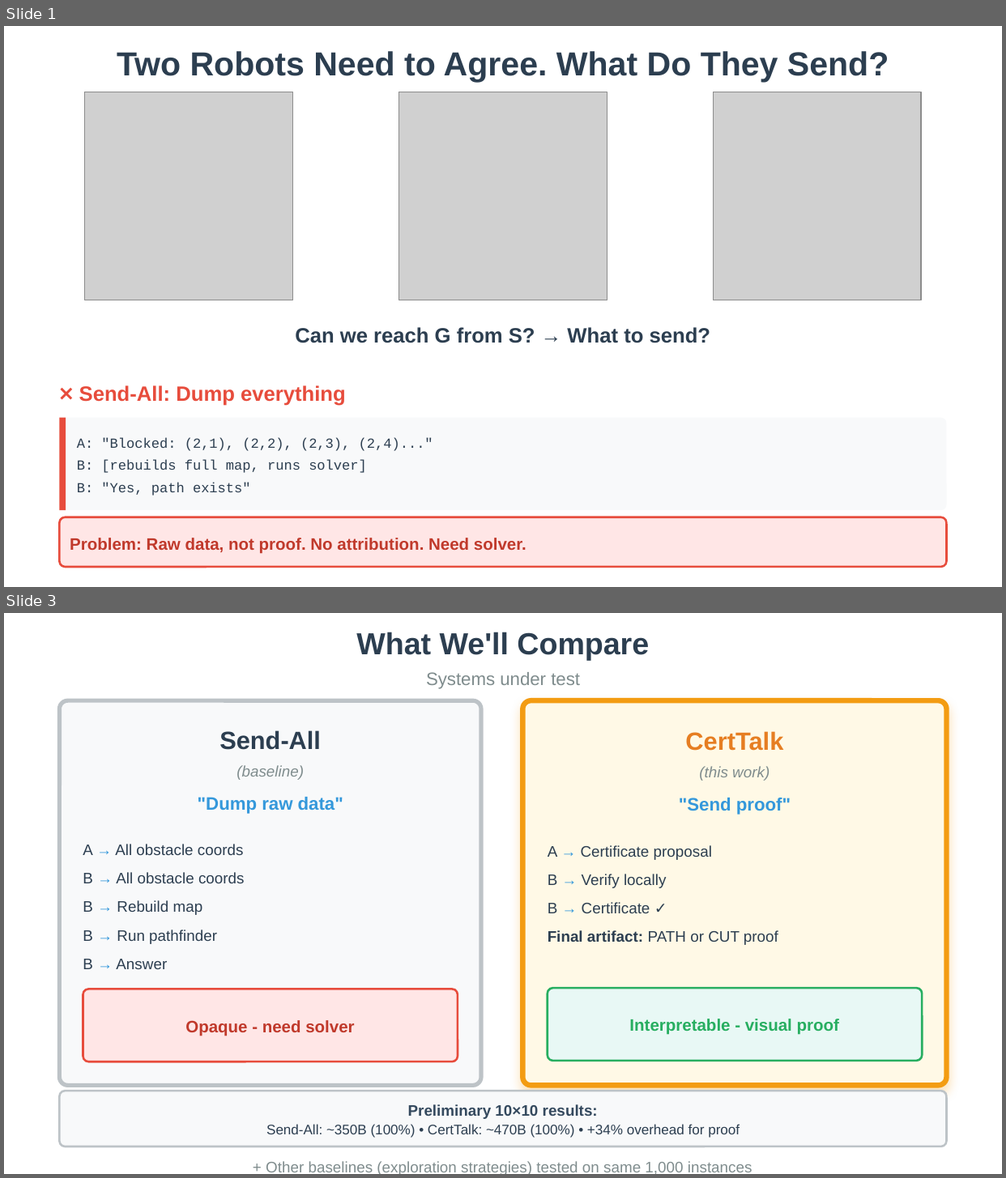
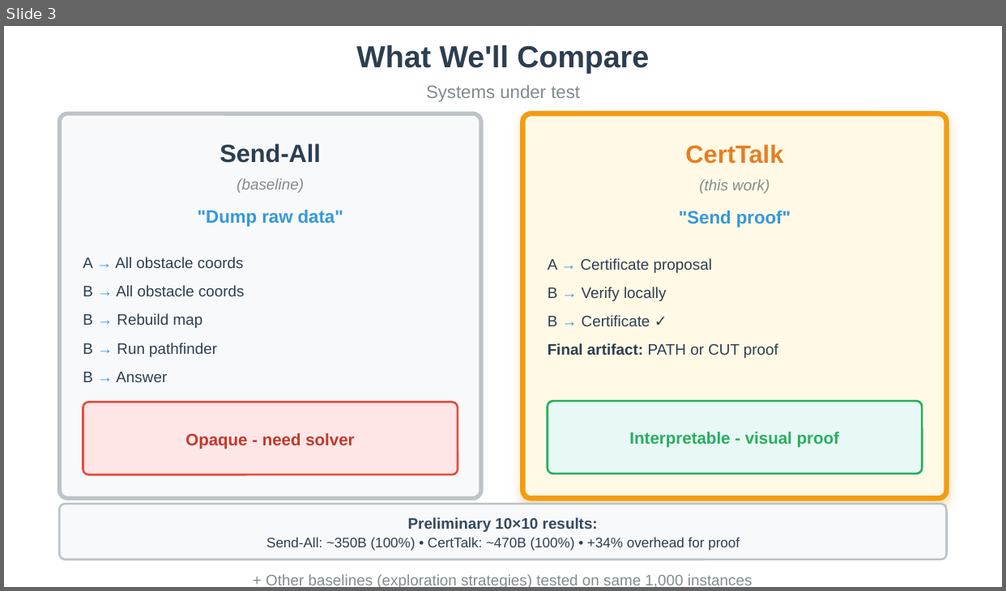
Before and after one commit to Bryan-Nsoh/slide-maker, a slide deck: projects/certtalk/v2-results/CertTalk_Presentation_v2.pptx. Shown one above the other, each under a label of ours: slides 1 and 3 before the commit, slide 3 after it; the slides between them are not shown. The pictures are 1006x1178 and 1006x591 pixels, drawn with LibreOffice and Linux fonts; fonts in the diff are those of the drawing; grey boxes stand for pictures. Boxes give left, top, right and bottom in pixels: in the first picture for what was removed or moved away, otherwise in the second. Text is boxed around its words. In the diff, an @@ line names an element or a change of style, - is before the commit and + after.

```diff
--- a/projects/certtalk/v2-results/CertTalk_Presentation_v2.pptx
+++ b/projects/certtalk/v2-results/CertTalk_Presentation_v2.pptx
@@ slide 1 removed at [4, 26, 1002, 587], background #FFFFFF @@
@@ text removed at [117, 51, 889, 82] @@
-Two Robots Need to Agree. What Do They Send?
@@ picture removed at [85, 92, 292, 300] @@
@@ picture removed at [399, 92, 607, 300] @@
@@ picture removed at [714, 92, 921, 300] @@
@@ text removed at [295, 327, 711, 344] @@
-Can we reach G from S? → What to send?
@@ text removed at [79, 386, 346, 406] @@
-❌ Send-All: Dump everything
@@ rounded rectangle removed at [60, 418, 947, 511] @@
@@ line removed from (63, 418) to (63, 511) @@
@@ text removed at [77, 437, 433, 451] @@
-A: "Blocked: (2,1), (2,2), (2,3), (2,4)..."
@@ text removed at [77, 459, 367, 473] @@
-B: [rebuilds full map, runs solver]
@@ text removed at [77, 482, 251, 496] @@
-B: "Yes, path exists"
@@ rounded rectangle removed at [60, 518, 947, 568] @@
@@ text removed at [70, 538, 526, 554] @@
-Problem: Raw data, not proof. No attribution. Need solver.
```
Also in this commit, not shown: 1 slide changed, 3 slides added, 2 other slides removed, 8 other files.
